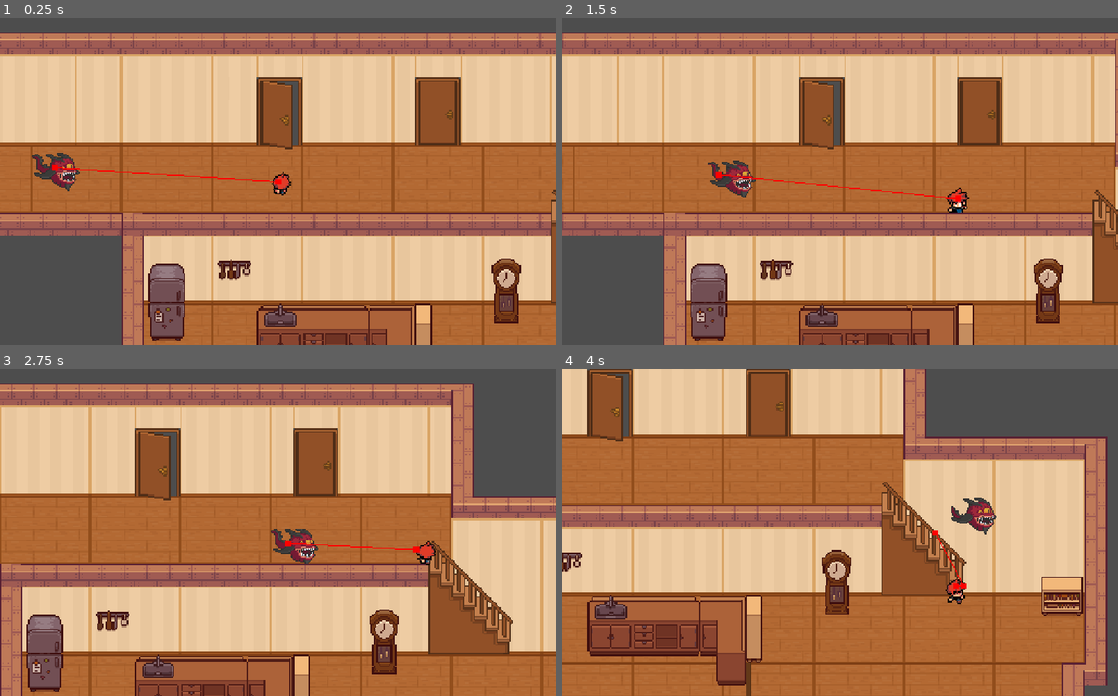
Above: before the commit, frames 1-4 (two rows, left to right).
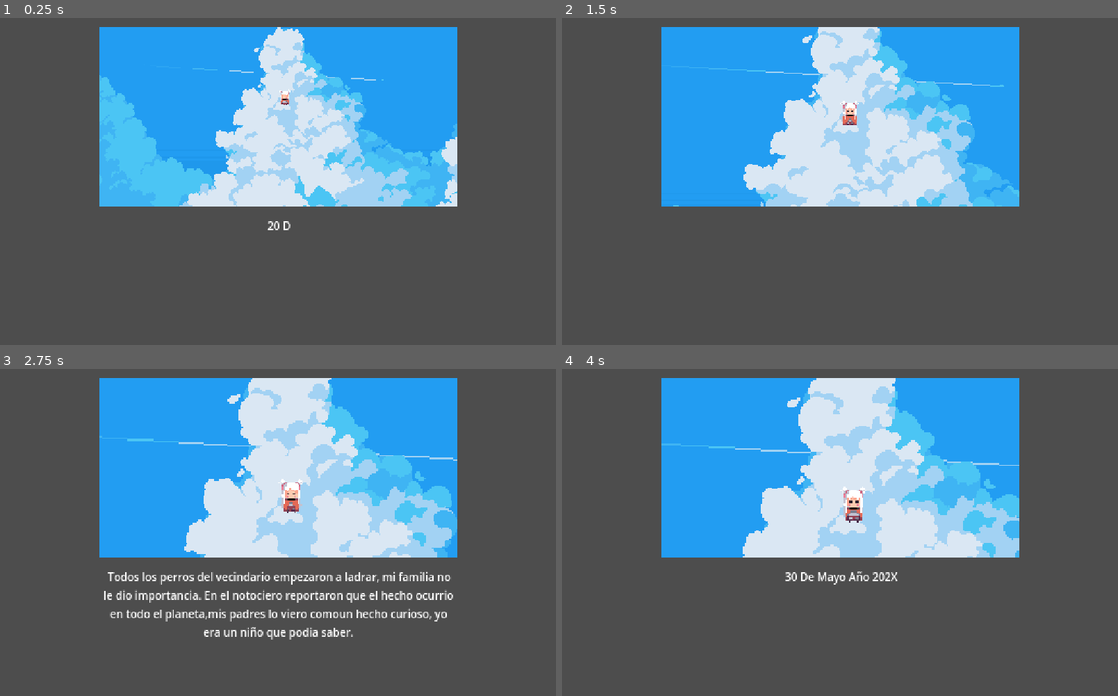
Above: after the commit, the same moments.

Repository: danielmiranda0099/jam-rayuela-2024
Game: Godot game, scene res://Levels/main.tscn
Same seed, same stepped clock (60 frames per second), same inputs: the game is played once before the commit and once after it.
Inputs:
- Up to frame 1 (0.25 s): no input
- Up to frame 2 (1.5 s): tap Enter (ui_accept) at 0.5, 1.35 s; hold D (right) 0.53-1.28 s; hold Enter (ui_accept) 0.53-1.28 s; hold S (down) from 1.28 s (still down)
- Up to frame 3 (2.75 s): tap Enter (ui_accept) at 1.52, 1.82 s; release S (down) at 2.03 s; hold D (right) from 2.03 s (still down); hold Enter (ui_accept) from 2.03 s (still down)
- Up to frame 4 (4 s): release D (right) at 2.78 s; release Enter (ui_accept) at 2.78 s; hold W (up) 2.78-3.53 s; tap Enter (ui_accept) at 2.85, 3.02, 3.32 s; hold A (left) from 3.53 s (still down); hold Enter (ui_accept) from 3.53 s (still down)

The runs differ from the first frame. In frame 1, 89% of the frame differs, in the area x 0-100%, y 2-100%; in frame 2, 90%; in frame 3, 91%; in frame 4, 94%, in the area x 0-99%, y 0-100%.

Commit message:
[UP] Typing Controller / JSON Format

Diff:
--- a/Cinematics/open.json
+++ b/Cinematics/open.json
@@ -1,43 +1,73 @@
 {
- "SCENE": {
+  "SCENE": {
     "TYPE": "text",
-    "TEXT": ["20 De Julio Año 202X"],
-    "EVENT": "event_finish",
-
-    "TYPE_2": "cinematic",
-    "ANIM_2": ["%Animation", "Idle"],
-    "TEXT_2": ["Todos los perros del vecindario empezaron a ladrar, mi familia no le dio importancia. En el notociero reportaron que el hecho ocurrio en todo el planeta,mis padres lo viero comoun hecho curioso, yo era un niño que podia saber."],
-    "EVENT_2": "event_finish",
-
-    "TYPE_3": "text",
-    "TEXT_3": ["30 De Mayo Año 202X"],
-    "EVENT_3": "event_finish",
-
-    "TYPE_4": "cinematic",
-    "ANIM_4": ["%Animation", "Idle"],
-    "TEXT_4": ["Animales De Todo el mundo empezaron a actuar de ofrmas extrañas, los rebaños de obejas hacian circulos, los caballos se acostaban boca arriva, los aves formavan remolinos oscuros en el cielo. yo estaba En la escuela cuando sucedio, el gabster de mi aula se comio su cola. cuando le pregunte a mis padres ellos me respondieron que podria deverse al cambio climatico. ."],
-    "EVENT_4": "event_finish",
-
-    "TYPE_5": "text",
-    "TEXT_5": ["12 De Febrero Año 203X"],
-    "EVENT_5": "event_finish",
-
-    "TYPE_6": "cinematic",
-    "ANIM_6": ["%Animation", "Idle"],
-    "TEXT_6": ["Algunas especies de pajaros mueren y caen como lluvia del cielo, el repote solo dice que puede deverse a algun tipo de fluctuacion en los campios magneticos del planeta  algunas grupos salen a las calles a declarar que estas son señales del fin del mundo,  manifestaciones y sectas crecen"],
-    "EVENT_6": "event_finish",
-
-    "TYPE_7": "text",
-    "TEXT_7": ["7 De Octubre Año 203X"],
-    "EVENT_7": "event_finish",
-
-    "TYPE_8": "cinematic",
-    "ANIM_8": ["%Animation", "Idle"],
-    "TEXT_8": ["Era un domingo por la mañana, estaba en el patio jugando con firulais, de la nada se asusto y entro a la casa, de nuevo los perros de el vecindario empezaron a ladrar pero algo era diferente, senti un breve mareo y deje de escuchar el bullico de los perrros, en cambio un sonido a truenos metalicos  entro en mi cabeza no se si decir que aquello fue una voz pero se que algo me quiso decir o mas  bien algo quiso decir a la humanidad"],
-    "EVENT_8": "event_finish",
-
-    "TYPE_9": "text",
-    "TEXT_9": ["Desde el evento de la voz, Empezo un evento de paranoia colectiva, por una semana todos tuvimos una misma pesadilla que variva entre indivuduo pero en esencia era la misma, la voz de truenos metalicosa  de un ser gigantesto con miles de ojos y de forma indescrioptible", "Me desperte de la misma pesadila del ser de mil formas, asustado me dirigi al cuarto de mis padres"],
-    "EVENT_9": "event_finish"
+    "TEXT": [
+      "20 De Julio Año 202X"
+    ]
+  },
+  "SCENE_2": {
+    "TYPE": "cinematic",
+    "ANIM": [
+      "%Animation",
+      "Idle"
+    ],
+    "TEXT": [
+      "Todos los perros del vecindario empezaron a ladrar, mi familia no le dio importancia. En el notociero reportaron que el hecho ocurrio en todo el planeta,mis padres lo viero comoun hecho curioso, yo era un niño que podia saber."
+    ]
+  },
+  "SCENE_3": {
+    "TYPE": "text",
+    "TEXT": [
+      "30 De Mayo Año 202X"
+    ]
+  },
+  "SCENE_4": {
+    "TYPE": "cinematic",
+    "ANIM": [
+      "%Animation",
+      "Idle"
+    ],
+    "TEXT": [
+      "Animales De Todo el mundo empezaron a actuar de ofrmas extrañas, los rebaños de obejas hacian circulos, los caballos se acostaban boca arriva, los aves formavan remolinos oscuros en el cielo. yo estaba En la escuela cuando sucedio, el gabster de mi aula se comio su cola. cuando le pregunte a mis padres ellos me respondieron que podria deverse al cambio climatico. ."
+    ]
+  },
+  "SCENE_5": {
+    "TYPE": "text",
+    "TEXT": [
+      "12 De Febrero Año 203X"
+    ]
+  },
+  "SCENE_6": {
+    "TYPE": "cinematic",
+    "ANIM": [
+      "%Animation",
+      "Idle"
+    ],
+    "TEXT": [
+      "Algunas especies de pajaros mueren y caen como lluvia del cielo, el repote solo dice que puede deverse a algun tipo de fluctuacion en los campios magneticos del planeta  algunas grupos salen a las calles a declarar que estas son señales del fin del mundo,  manifestaciones y sectas crecen"
+    ]
+  },
+  "SCENE_7": {
+    "TYPE": "text",
+    "TEXT": [
+      "7 De Octubre Año 203X"
+    ]
+  },
+  "SCENE_8": {
+    "TYPE": "cinematic",
+    "ANIM": [
+      "%Animation",
+      "Idle"
+    ],
+    "TEXT": [
+      "Era un domingo por la mañana, estaba en el patio jugando con firulais, de la nada se asusto y entro a la casa, de nuevo los perros de el vecindario empezaron a ladrar pero algo era diferente, senti un breve mareo y deje de escuchar el bullico de los perrros, en cambio un sonido a truenos metalicos  entro en mi cabeza no se si decir que aquello fue una voz pero se que algo me quiso decir o mas  bien algo quiso decir a la humanidad"
+    ]
+  },
+  "SCENE_9": {
+    "TYPE": "text",
+    "TEXT": [
+      "Desde el evento de la voz, Empezo un evento de paranoia colectiva, por una semana todos tuvimos una misma pesadilla que variva entre indivuduo pero en esencia era la misma, la voz de truenos metalicosa  de un ser gigantesto con miles de ojos y de forma indescrioptible",
+      "Me desperte de la misma pesadila del ser de mil formas, asustado me dirigi al cuarto de mis padres"
+    ]
   }
 }
--- a/Levels/cinematic_controller.tscn
+++ b/Levels/cinematic_controller.tscn
@@ -71,7 +71,7 @@
 grow_horizontal = 2
 grow_vertical = 0
 theme_override_font_sizes/font_size = 10
-text = "Texto"
+text = "Dont Text"
 horizontal_alignment = 1
 autowrap_mode = 2
 
--- a/Levels/main.tscn
+++ b/Levels/main.tscn
@@ -1,11 +1,12 @@
 [gd_scene load_steps=3 format=3 uid="uid://cd4tg0wvwdevc"]
 
 [ext_resource type="Script" path="res://Scripts/main.gd" id="1_udnhq"]
-[ext_resource type="PackedScene" uid="uid://cir2wmrml1qj1" path="res://Levels/level_house.tscn" id="2_onf5o"]
+[ext_resource type="PackedScene" uid="uid://dgk5ri4ljt3dr" path="res://Levels/cinematic_controller.tscn" id="2_hmdji"]
 
 [node name="Main" type="Node"]
 script = ExtResource("1_udnhq")
 
 [node name="ContentScenes" type="Node2D" parent="."]
 
-[node name="LevelHouse" parent="ContentScenes" instance=ExtResource("2_onf5o")]
+[node name="CinematicController" parent="ContentScenes" instance=ExtResource("2_hmdji")]
+path_data = "res://Cinematics/open.json"
--- a/Scripts/cinematic-controller.gd
+++ b/Scripts/cinematic-controller.gd
@@ -9,10 +9,14 @@
 var data: Dictionary = {}
 @export var path_data: String
 
-# allows not execute an infinite loop when the scene is finished
+# allows not execute an infinite loop when the scene is finished, while not declare history_scene
 var played_scene: bool = false
 
 var history_scene: Array = []
+
+var is_next_scene: bool = true
+var is_resume_text: bool = false
+var is_typing: bool = false
 
 func _ready():
 	data = load_json_file(path_data)
@@ -21,29 +25,48 @@
 	if played_scene:
 		return
 
-	for item in data["SCENE"]:
-		print(item)
-		if not history_scene.has(item):
-			if(item.contains("TYPE") and $AnimationViewportContainer.visible == true):
-				$AnimationViewportContainer.visible = false
-				%Text.position = Vector2(-14, 35)
-			if(item.contains("TYPE") and data["SCENE"][item] == "cinematic" and $AnimationViewportContainer.visible == false):
-				$AnimationViewportContainer.visible = true
-				%Text.position = Vector2(-14, 147)
+	for scene_name in data.keys():
+		if (not history_scene.has(scene_name)) and is_next_scene:
 
-			if(item.contains("ANIM")):
-				animation_controller(data["SCENE"][item])
+			history_scene.append(scene_name)
+			is_next_scene = false
 
-			if(item.contains("TEXT")):
-				text_typing_controller(data["SCENE"][item])
+			print(scene_name)
+			var scene_data = data[scene_name]
+			for key in scene_data.keys():
+				if(key.contains("TEXT")):
+					print(scene_data[key])
+					text_typing_controller(scene_data[key])
 
-			if(item.contains("EVENT")):
-				await event_finish
+
+			await event_finish
+
+
+	played_scene = true
+
+	# for item in data["SCENE"]:
+	# 	print(item)
+	# 	if not history_scene.has(item):
+	# 		if(item.contains("TYPE") and $AnimationViewportContainer.visible == true):
+	# 			$AnimationViewportContainer.visible = false
+	# 			%Text.position = Vector2(-14, 35)
+	# 		if(item.contains("TYPE") and data["SCENE"][item] == "cinematic" and $AnimationViewportContainer.visible == false):
+	# 			$AnimationViewportContainer.visible = true
+	# 			%Text.position = Vector2(-14, 147)
+
+	# 		if(item.contains("ANIM")):
+	# 			animation_controller(data["SCENE"][item])
+
+	# 		if(item.contains("TEXT")):
+	# 			text_typing_controller(data["SCENE"][item])
+
+	# 		if(item.contains("EVENT")):
+	# 			await event_finish
 
 
 
-		history_scene.append(item)
-	played_scene = true
+	# 	history_scene.append(item)
+
 
 func animation_controller(data_animation):
 	var animation = get_node("AnimationViewportContainer/AnimationSubViewport/Cinematic/"+data_animation[0]) as AnimationPlayer
@@ -53,18 +76,28 @@
 
 func text_typing_controller(texts):
 	%Text.text = ""
+
 	for text in texts:
+		is_typing = true
 		for letter in text:
 			%Text.text += letter
 			$Audio.play()
+			if is_resume_text:
+				is_resume_text = false
+				is_typing = false
+				break
 			await get_tree().create_timer(0.06).timeout
 
+		%Text.text = text
 		await get_tree().create_timer(0.3).timeout
 		$AudioFinish.play()
+		is_typing = false
 		await ui_accept_next
 		%Text.text = ""
 		await get_tree().create_timer(0.5).timeout
+
 	event_finish.emit()
+
 
 func load_json_file(path: String):
 	if not FileAccess.file_exists(path):
@@ -84,3 +117,8 @@
 func _input(event: InputEvent) -> void:
 	if event.is_action_pressed("ui_accept"):
 		ui_accept_next.emit()
+
+		is_next_scene = true
+
+		if(is_typing):
+			is_resume_text = true
--- a/project.godot
+++ b/project.godot
@@ -18,10 +18,6 @@
 [autoload]
 
 MAIN_global="*res://Scripts/main.gd"
-
-[debug]
-
-settings/stdout/print_fps=true
 
 [display]
 
